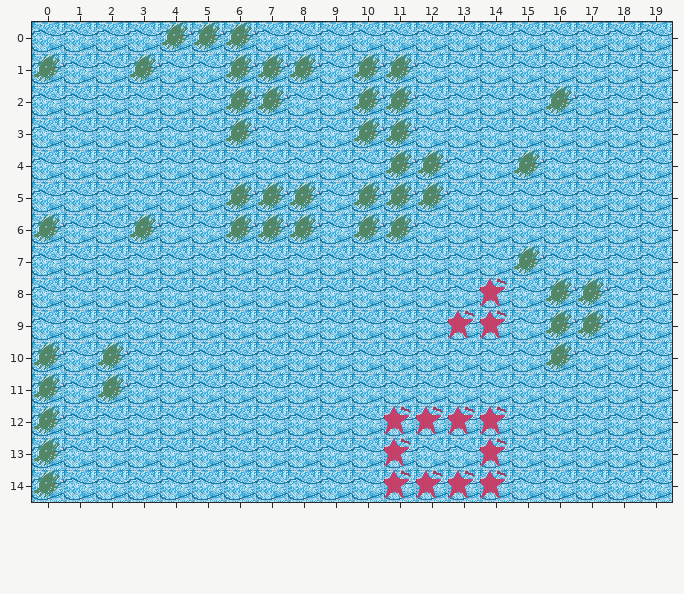
Two states of a Tiled map (JSON), public/assets/maps/map-level-02.json. The picture above is the old version.
Cells are 32x32 px. Shown: x 0..19, y 0..14.
After the commit:
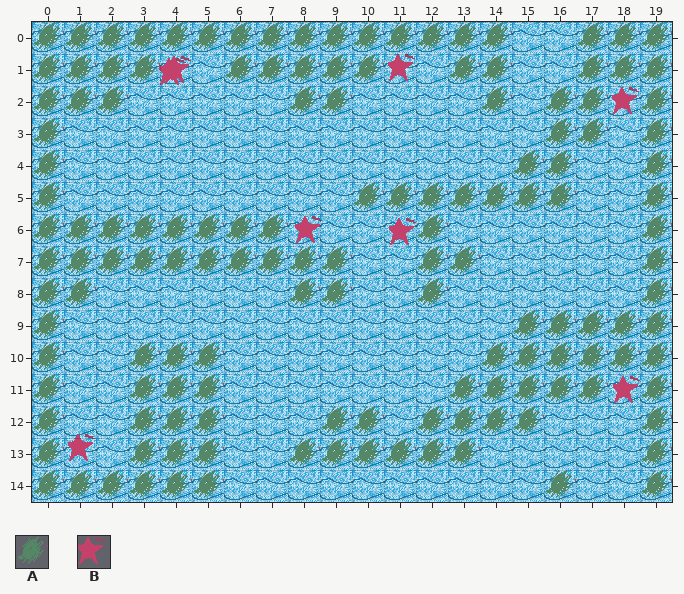
Key: from "tileset": A 1, B 2.
_ is an empty cell.
Objects are placed by their top-left corner, in cells (3,4 is the top-left corner of cell 3,4); size is 1x1 cell unless given.
Tiles replaced or removed in this view: A, B.
Diff:
Changed rows in their new state; . is an unchanged cell.
Layer "Obstacles":
first column x 0:
 0 AAAA...AAAAAAAA..AAA
 1 .AA......A._.AA..AAA
 2 AAA...__AA__..A..A.A
 3 A....._...__....AA.A
 4 A..........__...A..A
 5 A.....___....AAAA..A
 6 .AA.AA.._.__A......A
 7 AAAAAAAAAA..AA._...A
 8 AA......AA..A...__.A
 9 A..............A..AA
10 .._AAA........AA.AAA
11 .._AAA.......AAAAA.A
12 ...AAA...AA_AAAA...A
13 ...AAA..AAAAAA_....A
14 .AAAAA.....____.A..A
Layer "Items":
added: B "Mushroom" at 11.1,1
added: B "Mushroom" at 4.1,1
added: B "Mushroom" at 4,1.1
added: B "Mushroom" at 18.1,2
added: B "Mushroom" at 8.2,6
added: B "Mushroom" at 11.2,6.1
added: B "Mushroom" at 18.2,11
added: B "Mushrooms" at 1.1,12.8
removed: B "Mushroom" at 14,8
removed: B "Mushroom" at 14,9
removed: B "Mushroom" at 13,9
Changed places in both pictures, as pixel boxes (x1, y1, x2, y2):
changed: (34, 22, 672, 498)
